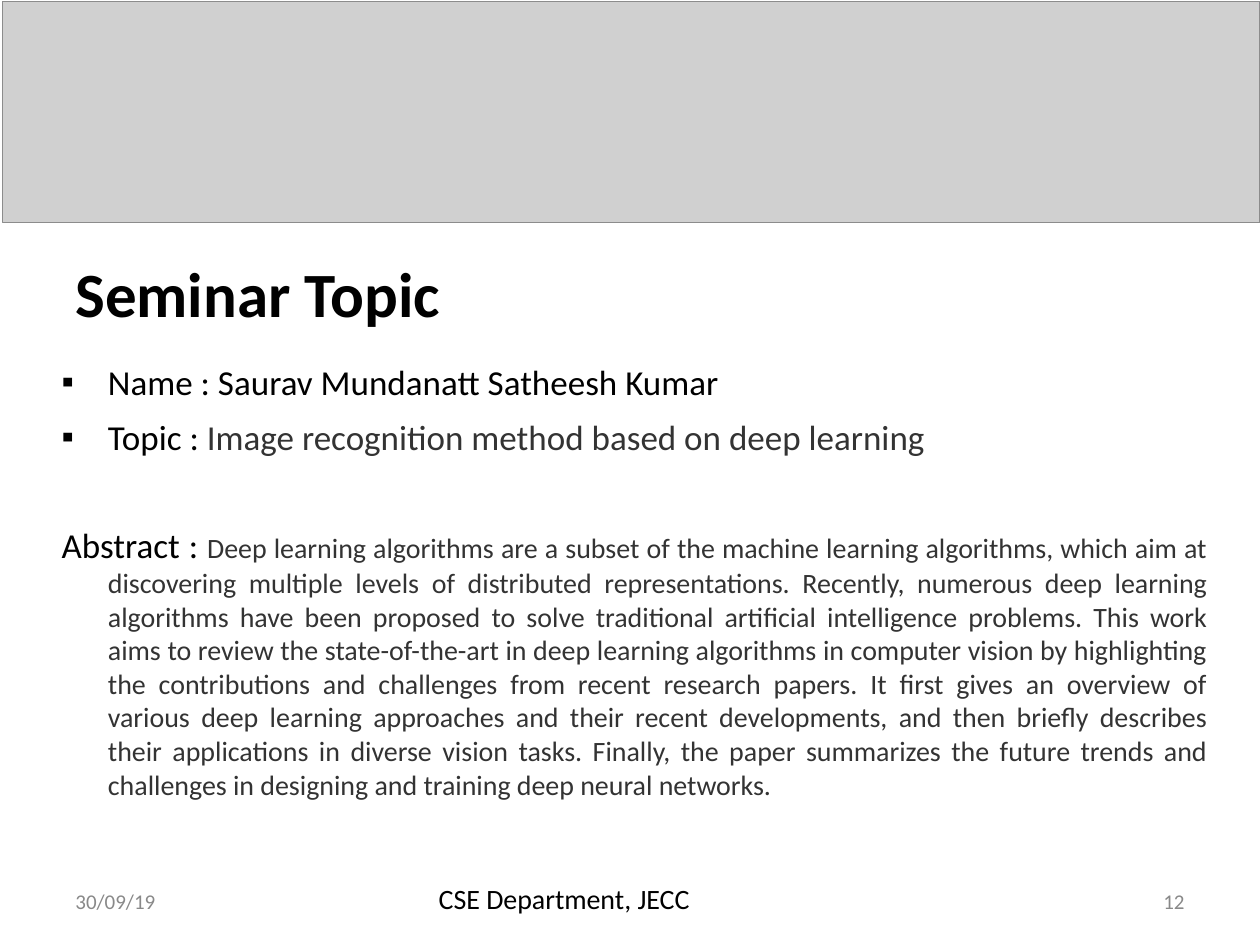
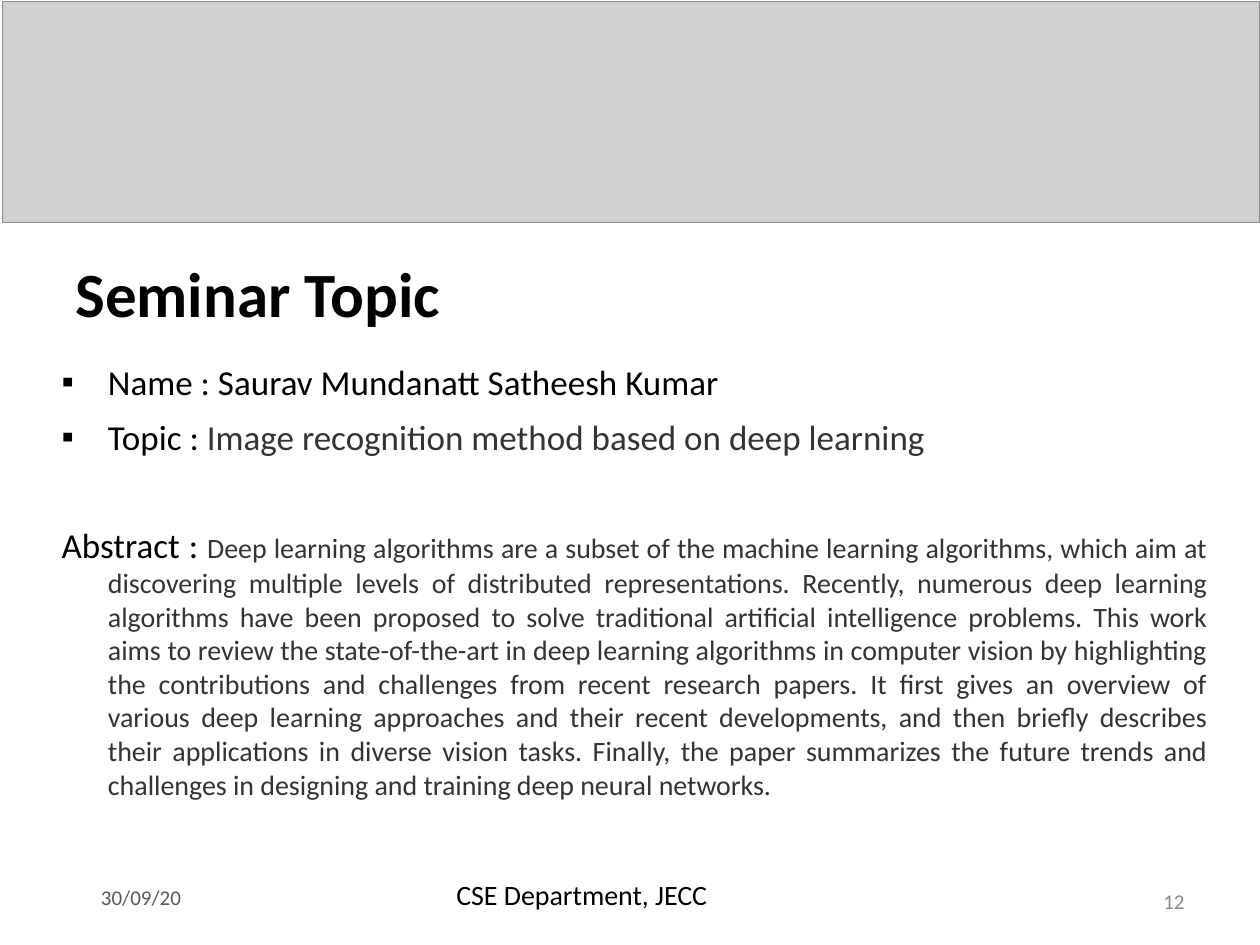
Before and after one commit to saurav-alt/Group15, a slide deck: slide 12 of Group15_Reviews/Mudra Classification Zeroth Review.ppt. Drawn at 1260x945 pixels with LibreOffice and Linux fonts; fonts in the diff are those of the drawing; grey boxes stand for pictures. Boxes give left, top, right and bottom in pixels: in the first picture for what was removed or moved away, otherwise in the second. Text is boxed around its words. In the diff, an @@ line names an element or a change of style, - is before the commit and + after.

```diff
--- a/Group15_Reviews/Mudra Classification Zeroth Review.ppt
+++ b/Group15_Reviews/Mudra Classification Zeroth Review.ppt
@@ text removed at (x1=75, y1=894, x2=155, y2=910) @@
-30/09/19
@@ text at (x1=101, y1=887, x2=707, y2=910): text changed @@
-CSE Department, JECC
+30/09/20 CSE Department, JECC
```
Also in this commit, not shown: 15 other slides changed.
